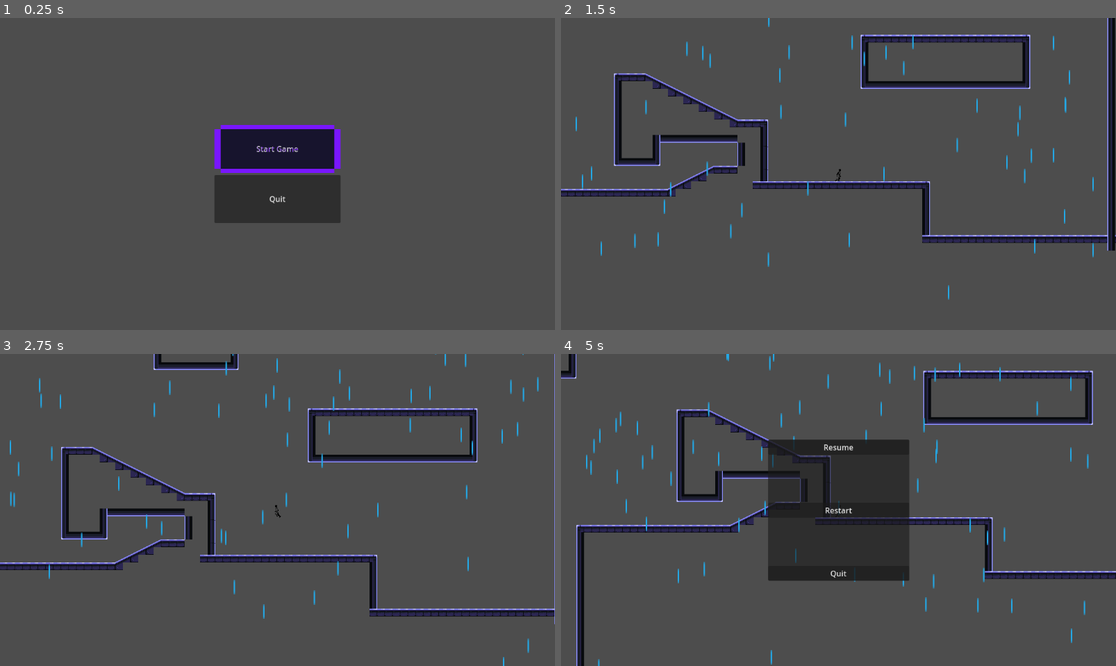
Above: before the commit, frames 1-4 (two rows, left to right).
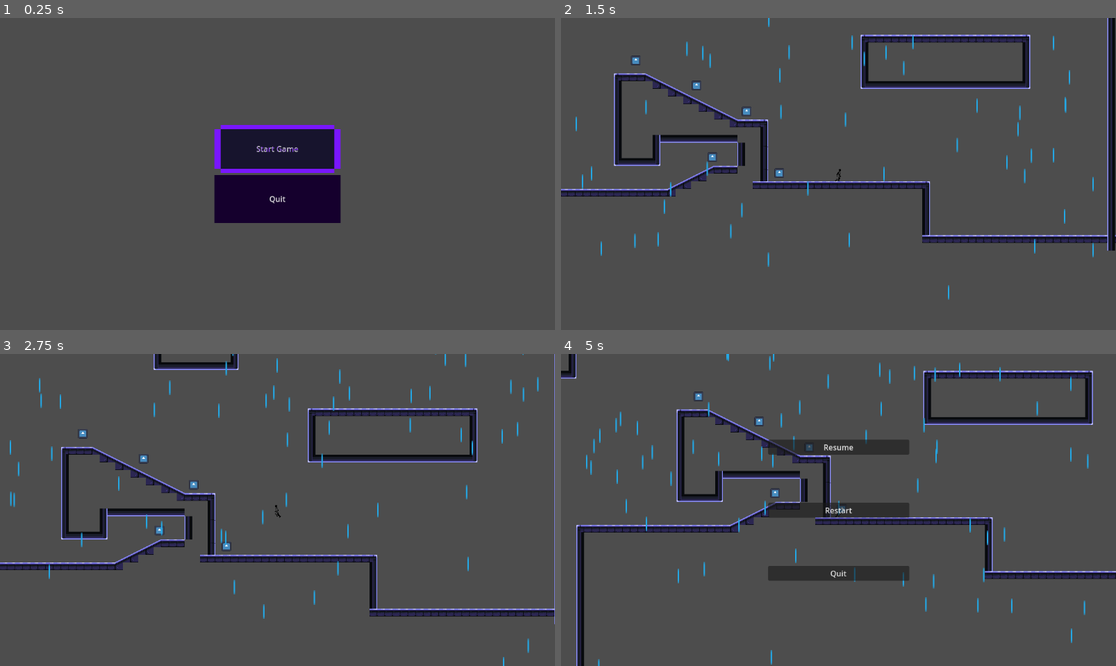
Above: after the commit, the same moments.

Repository: Orangechrisy/Mini-Jam-Gravity
Game: Godot game, scene res://Scenes/main_menu.tscn
Two runs of this game, one before a commit and one after it. Both use one fixed random seed, a clock stepped at 60 frames per second and the inputs below. The engine's default icon, where the game draws it, is replaced by a stand-in: a white triangle on a blue panel in a dark square.
Inputs (mouse positions are in pixels of both pictures, inside the frame that each line leads up to):
- Up to frame 1 (0.25 s): no input
- Up to frame 2 (1.5 s): click "Start Game" at 0.5 s; move the mouse to (960, 158) at 1.27 s; hold D (move_right) from 1.28 s (still down); click (960, 158) at 1.35 s
- Up to frame 3 (2.75 s): keep holding D (move_right); tap W (jump) at 1.52, 2.27 s; move the mouse to (166, 525) at 2.02 s; click (166, 525) at 2.1 s
- Up to frame 4 (5 s): move the mouse to (894, 441) at 2.77 s; release D (move_right) at 2.78 s; hold A (move_left) 2.78-3.53 s; click (894, 441) at 2.85 s; move the mouse to (810, 572) at 3.52 s; hold D (move_right) from 3.53 s (still down); click (810, 572) at 3.6 s; tap W (jump) at 3.77, 4.52 s; move the mouse to (1005, 556) at 4.27 s; click (1005, 556) at 4.35 s; tap Escape (pause) at 4.9 s

The runs differ from the first frame. In frame 1, 3.5% of the frame differs, in the area x 38-62%, y 50-66%; in frame 2, 0.2%; in frame 3, 0.2%; in frame 4, 7.5%, in the area x 23-63%, y 12-73%.

Commit message:
collectable

Diff:
--- /dev/null
+++ b/Scenes/collectable.tscn
@@ -0,0 +1,122 @@
+[gd_scene load_steps=9 format=3 uid="uid://pml5mgj5uylh"]
+
+[ext_resource type="Script" path="res://Scripts/collectable.gd" id="1_8warr"]
+[ext_resource type="Texture2D" uid="uid://dyus3u5jrtbgd" path="res://icon.svg" id="2_xust0"]
+
+[sub_resource type="SpriteFrames" id="SpriteFrames_pmq6m"]
+animations = [{
+"frames": [{
+"duration": 1.0,
+"texture": ExtResource("2_xust0")
+}],
+"loop": true,
+"name": &"default",
+"speed": 5.0
+}]
+
+[sub_resource type="GDScript" id="GDScript_u1xgm"]
+script/source = "extends AnimatedSprite2D
+
+
+# Called when the node enters the scene tree for the first time.
+func _ready() -> void:
+	pass # Replace with function body.
+
+
+# Called every frame. 'delta' is the elapsed time since the previous frame.
+func _process(delta: float) -> void:
+	pass
+"
+
+[sub_resource type="CircleShape2D" id="CircleShape2D_ltwjb"]
+
+[sub_resource type="Animation" id="Animation_iktkf"]
+resource_name = "pickup"
+tracks/0/type = "value"
+tracks/0/imported = false
+tracks/0/enabled = true
+tracks/0/path = NodePath("AnimatedSprite2D:visible")
+tracks/0/interp = 1
+tracks/0/loop_wrap = true
+tracks/0/keys = {
+"times": PackedFloat32Array(0),
+"transitions": PackedFloat32Array(1),
+"update": 1,
+"values": [false]
+}
+tracks/1/type = "value"
+tracks/1/imported = false
+tracks/1/enabled = true
+tracks/1/path = NodePath("CollisionShape2D:disabled")
+tracks/1/interp = 1
+tracks/1/loop_wrap = true
+tracks/1/keys = {
+"times": PackedFloat32Array(0),
+"transitions": PackedFloat32Array(1),
+"update": 1,
+"values": [true]
+}
+tracks/2/type = "method"
+tracks/2/imported = false
+tracks/2/enabled = true
+tracks/2/path = NodePath(".")
+tracks/2/interp = 1
+tracks/2/loop_wrap = true
+tracks/2/keys = {
+"times": PackedFloat32Array(1),
+"transitions": PackedFloat32Array(1),
+"values": [{
+"args": [],
+"method": &"queue_free"
+}]
+}
+
+[sub_resource type="Animation" id="Animation_i8coe"]
+length = 0.001
+tracks/0/type = "value"
+tracks/0/imported = false
+tracks/0/enabled = true
+tracks/0/path = NodePath("AnimatedSprite2D:visible")
+tracks/0/interp = 1
+tracks/0/loop_wrap = true
+tracks/0/keys = {
+"times": PackedFloat32Array(0),
+"transitions": PackedFloat32Array(1),
+"update": 1,
+"values": [true]
+}
+tracks/1/type = "value"
+tracks/1/imported = false
+tracks/1/enabled = true
+tracks/1/path = NodePath("CollisionShape2D:disabled")
+tracks/1/interp = 1
+tracks/1/loop_wrap = true
+tracks/1/keys = {
+"times": PackedFloat32Array(0),
+"transitions": PackedFloat32Array(1),
+"update": 1,
+"values": [false]
+}
+
+[sub_resource type="AnimationLibrary" id="AnimationLibrary_eguwr"]
+_data = {
+"RESET": SubResource("Animation_i8coe"),
+"pickup": SubResource("Animation_iktkf")
+}
+
+[node name="Collectable" type="Area2D"]
+collision_mask = 2
+script = ExtResource("1_8warr")
+
+[node name="AnimatedSprite2D" type="AnimatedSprite2D" parent="."]
+scale = Vector2(0.15625, 0.15625)
+sprite_frames = SubResource("SpriteFrames_pmq6m")
+script = SubResource("GDScript_u1xgm")
+
+[node name="CollisionShape2D" type="CollisionShape2D" parent="."]
+shape = SubResource("CircleShape2D_ltwjb")
+
+[node name="AnimationPlayer" type="AnimationPlayer" parent="."]
+libraries = {
+"": SubResource("AnimationLibrary_eguwr")
+}
--- a/Scenes/game.tscn
+++ b/Scenes/game.tscn
@@ -1,10 +1,11 @@
-[gd_scene load_steps=10 format=3 uid="uid://lju7a3urcuia"]
+[gd_scene load_steps=11 format=3 uid="uid://lju7a3urcuia"]
 
 [ext_resource type="PackedScene" uid="uid://2dnrqlmk1j8f" path="res://Scenes/player.tscn" id="1_mrh0v"]
 [ext_resource type="Texture2D" uid="uid://b2my18dkp4xv7" path="res://Assets/rain_drop.png" id="2_qexp4"]
 [ext_resource type="Shader" path="res://Shaders/Rain.gdshader" id="2_tm887"]
 [ext_resource type="Texture2D" uid="uid://dea3rygnaj40c" path="res://Assets/Tiles.png" id="3_irkbt"]
 [ext_resource type="PackedScene" uid="uid://dun5cl5p0h4pl" path="res://Scenes/pause_menu.tscn" id="5_bc3xn"]
+[ext_resource type="PackedScene" uid="uid://pml5mgj5uylh" path="res://Scenes/collectable.tscn" id="6_7yxw7"]
 
 [sub_resource type="ShaderMaterial" id="ShaderMaterial_pg40v"]
 shader = ExtResource("2_tm887")
@@ -100,6 +101,8 @@
 
 [node name="Game" type="Node2D"]
 
+[node name="GameManager" type="Node" parent="."]
+
 [node name="Player" parent="." instance=ExtResource("1_mrh0v")]
 position = Vector2(1, -1)
 scale = Vector2(3, 3)
@@ -129,3 +132,18 @@
 [node name="CanvasLayer" type="CanvasLayer" parent="."]
 
 [node name="Pause Menu" parent="CanvasLayer" instance=ExtResource("5_bc3xn")]
+
+[node name="Collectable" parent="." instance=ExtResource("6_7yxw7")]
+position = Vector2(-173, -129)
+
+[node name="Collectable2" parent="." instance=ExtResource("6_7yxw7")]
+position = Vector2(-277, -183)
+
+[node name="Collectable3" parent="." instance=ExtResource("6_7yxw7")]
+position = Vector2(-244, -34)
+
+[node name="Collectable4" parent="." instance=ExtResource("6_7yxw7")]
+position = Vector2(-403, -235)
+
+[node name="Collectable5" parent="." instance=ExtResource("6_7yxw7")]
+position = Vector2(-105, -1)
--- a/Scenes/main_menu.tscn
+++ b/Scenes/main_menu.tscn
@@ -10,6 +10,11 @@
 
 [sub_resource type="StyleBoxTexture" id="StyleBoxTexture_merno"]
 texture = ExtResource("3_eotg8")
+
+[sub_resource type="StyleBoxFlat" id="StyleBoxFlat_itlso"]
+bg_color = Color(0.0831929, 0.00275952, 0.175518, 1)
+shadow_color = Color(0, 0, 0, 1)
+anti_aliasing = false
 
 [node name="Main Menu" type="CanvasLayer"]
 script = ExtResource("1_0g2ui")
@@ -37,6 +42,9 @@
 [node name="Button2" type="Button" parent="VBoxContainer"]
 layout_mode = 2
 size_flags_vertical = 3
+theme_override_styles/hover_pressed = SubResource("StyleBoxFlat_itlso")
+theme_override_styles/hover = SubResource("StyleBoxFlat_itlso")
+theme_override_styles/normal = SubResource("StyleBoxFlat_itlso")
 text = "Quit"
 
 [connection signal="button_down" from="VBoxContainer/Button" to="." method="_on_button_button_down"]
--- a/Scenes/pause_menu.tscn
+++ b/Scenes/pause_menu.tscn
@@ -6,6 +6,9 @@
 [sub_resource type="ShaderMaterial" id="ShaderMaterial_p61oy"]
 shader = ExtResource("2_2was2")
 shader_parameter/lod = 0.0
+
+[sub_resource type="StyleBoxFlat" id="StyleBoxFlat_s2m7y"]
+bg_color = Color(0.6, 0.6, 0.6, 0)
 
 [node name="Pause Menu" type="CanvasLayer"]
 process_mode = 3
@@ -31,6 +34,7 @@
 offset_bottom = 128.5
 grow_horizontal = 2
 grow_vertical = 2
+theme_override_styles/panel = SubResource("StyleBoxFlat_s2m7y")
 
 [node name="VBoxContainer" type="VBoxContainer" parent="PanelContainer"]
 layout_mode = 2
--- /dev/null
+++ b/Scripts/collectable.gd
@@ -0,0 +1,8 @@
+extends Area2D
+
+@onready var game_manager: Node = $GameManager
+@onready var animation_player: AnimationPlayer = $AnimationPlayer
+
+func _on_body_entered(body: Node2D) -> void:
+	game_manager.add_point()
+	animation_player.play("pickup")
Not shown: 1 places in Scenes/main_menu.tscn that only renumber resources
Not shown: 1 places in Scenes/pause_menu.tscn that only renumber resources
